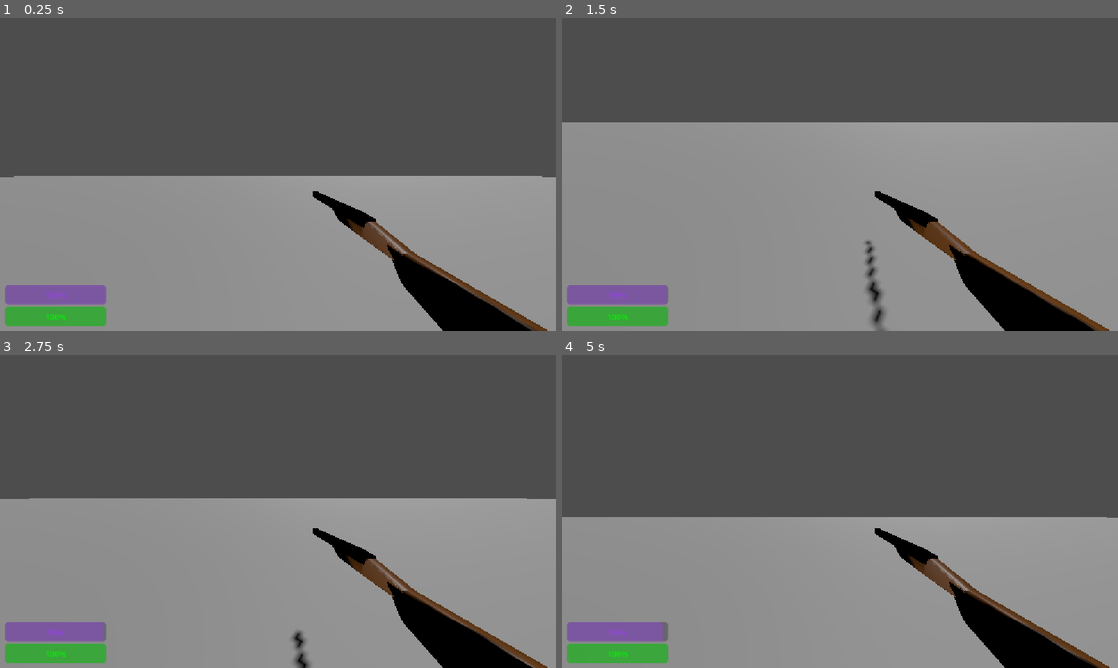
Above: before the commit, frames 1-4 (two rows, left to right).
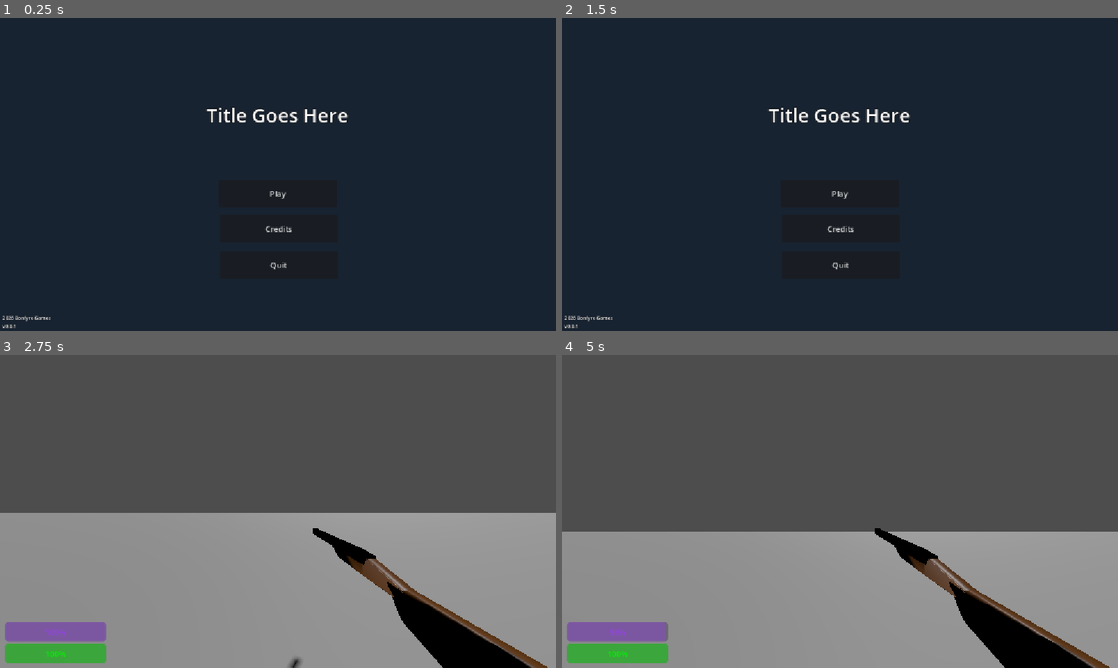
Above: after the commit, the same moments.

Repository: GunMan9/NapoleonGameRepo
Game: Godot game, scene res://Main/main_menu.tscn
Two runs of this game, one before a commit and one after it. Both use one fixed random seed, a clock stepped at 60 frames per second and the inputs below. Before the commit the project starts from res://Main/main.tscn.
Inputs (mouse positions are in pixels of both pictures, inside the frame that each line leads up to):
- Up to frame 1 (0.25 s): no input
- Up to frame 2 (1.5 s): click (840, 227) at 0.5 s, where only the run after the commit has a clickable "Credits"; click (840, 243) at 1.25 s, where only the run after the commit has a clickable "Back"
- Up to frame 3 (2.75 s): click (278, 530) at 2 s, where only the run after the commit has a clickable "Play"
- Up to frame 4 (5 s): tap Enter at 2.75 s; move the mouse to (867, 511) at 2.77 s; hold W (move_forward) from 2.78 s (still down); click (867, 511) at 2.85 s; tap Space (jump) at 3.02, 3.77 s; move the mouse to (812, 511) at 3.52 s; tap F at 3.6 s; move the mouse to (851, 505) at 4.27 s; tap Tab at 4.35 s

The runs differ from the first frame. In frame 1, 100% of the frame differs, in the area x 0-100%, y 0-100%; in frame 2, 100%; in frame 3, 5.0%; in frame 4, 4.8%.

Commit message:
Basic Main Menu
Set up a basic working main menu with a Play, Credits, and Quit button.

Diff:
--- /dev/null
+++ b/napoleon-game/Main/MainMenu.gd
@@ -0,0 +1,15 @@
+extends Control
+
+func _on_play_pressed() -> void:
+	get_tree().change_scene_to_file("res://Main/main.tscn")
+
+func _on_quit_pressed() -> void:
+	get_tree().quit()
+
+func _on_credits_pressed() -> void:
+	var credits = get_node("Credits")
+	credits.visible = true
+
+func _on_back_pressed() -> void:
+	var credits = get_node("Credits")
+	credits.visible = false
--- a/napoleon-game/Main/main.tscn
+++ b/napoleon-game/Main/main.tscn
@@ -19,7 +19,7 @@
 [node name="StaticBody3D" type="StaticBody3D" parent="." unique_id=2032350504]
 
 [node name="Floor" type="MeshInstance3D" parent="StaticBody3D" unique_id=439253767]
-transform = Transform3D(500, 0, 0, 0, 0.17, 0, 0, 0, 500, -0.022658825, -9.536743e-07, -0.036333144)
+transform = Transform3D(500, 0, 0, 0, 0.17, 0, 0, 0, 500, -0.03643799, -0.0018172264, -0.041180193)
 mesh = SubResource("BoxMesh_7u77a")
 
 [node name="CollisionShape3D" type="CollisionShape3D" parent="StaticBody3D" unique_id=1092351289]
--- /dev/null
+++ b/napoleon-game/Main/main_menu.tscn
@@ -0,0 +1,163 @@
+[gd_scene format=3 uid="uid://doa7clg8ydih8"]
+
+[ext_resource type="Script" uid="uid://djf5tuk75ms2v" path="res://Main/MainMenu.gd" id="1_fr8op"]
+
+[sub_resource type="LabelSettings" id="LabelSettings_svypr"]
+font_size = 40
+outline_size = 5
+outline_color = Color(0, 0, 0, 1)
+
+[sub_resource type="LabelSettings" id="LabelSettings_fr8op"]
+font_size = 10
+outline_size = 2
+outline_color = Color(0, 0, 0, 1)
+
+[node name="MainMenu" type="Control" unique_id=322027259]
+layout_mode = 3
+anchors_preset = 15
+anchor_right = 1.0
+anchor_bottom = 1.0
+grow_horizontal = 2
+grow_vertical = 2
+script = ExtResource("1_fr8op")
+
+[node name="Background" type="ColorRect" parent="." unique_id=392186998]
+layout_mode = 1
+anchors_preset = 15
+anchor_right = 1.0
+anchor_bottom = 1.0
+grow_horizontal = 2
+grow_vertical = 2
+color = Color(0.09411765, 0.13725491, 0.19215687, 1)
+
+[node name="Play" type="Button" parent="Background" unique_id=1342456728]
+layout_mode = 1
+anchors_preset = 8
+anchor_left = 0.5
+anchor_top = 0.5
+anchor_right = 0.5
+anchor_bottom = 0.5
+offset_left = -123.0
+offset_top = 11.0
+offset_right = 122.0
+offset_bottom = 68.0
+grow_horizontal = 2
+grow_vertical = 2
+text = "Play"
+
+[node name="Credits" type="Button" parent="Background" unique_id=598581685]
+layout_mode = 1
+anchors_preset = 8
+anchor_left = 0.5
+anchor_top = 0.5
+anchor_right = 0.5
+anchor_bottom = 0.5
+offset_left = -121.5
+offset_top = 83.5
+offset_right = 123.5
+offset_bottom = 140.5
+grow_horizontal = 2
+grow_vertical = 2
+text = "Credits"
+
+[node name="Title" type="Label" parent="Background" unique_id=1521453871]
+layout_mode = 1
+anchors_preset = -1
+anchor_left = 0.5
+anchor_top = 0.31
+anchor_right = 0.5
+anchor_bottom = 0.31
+offset_left = -240.0
+offset_top = -94.880005
+offset_right = 239.0
+offset_bottom = 95.119995
+grow_horizontal = 2
+grow_vertical = 2
+text = "Title Goes Here"
+label_settings = SubResource("LabelSettings_svypr")
+horizontal_alignment = 1
+vertical_alignment = 1
+
+[node name="Version" type="Label" parent="Background" unique_id=1798862576]
+layout_mode = 1
+anchors_preset = -1
+anchor_left = 0.5
+anchor_top = 0.358
+anchor_right = 0.5
+anchor_bottom = 0.358
+offset_left = -571.0
+offset_top = 378.016
+offset_right = -470.0
+offset_bottom = 413.016
+grow_horizontal = 2
+grow_vertical = 2
+text = "2026 Bonfyre Games
+v0.0.1"
+label_settings = SubResource("LabelSettings_fr8op")
+vertical_alignment = 2
+
+[node name="Quit" type="Button" parent="Background" unique_id=1809963030]
+layout_mode = 1
+anchors_preset = 8
+anchor_left = 0.5
+anchor_top = 0.5
+anchor_right = 0.5
+anchor_bottom = 0.5
+offset_left = -121.0
+offset_top = 159.0
+offset_right = 124.0
+offset_bottom = 216.0
+grow_horizontal = 2
+grow_vertical = 2
+text = "Quit
+"
+
+[node name="Credits" type="ColorRect" parent="." unique_id=17722221]
+visible = false
+layout_mode = 1
+anchors_preset = 15
+anchor_right = 1.0
+anchor_bottom = 1.0
+grow_horizontal = 2
+grow_vertical = 2
+color = Color(0.09411765, 0.13725491, 0.19215687, 1)
+
+[node name="Title" type="Label" parent="Credits" unique_id=857848005]
+layout_mode = 1
+anchors_preset = -1
+anchor_left = 0.5
+anchor_top = 0.453
+anchor_right = 0.5
+anchor_bottom = 0.453
+offset_left = -463.0
+offset_top = -133.544
+offset_right = 467.0
+offset_bottom = 95.45599
+grow_horizontal = 2
+text = "Credits
+Owner - vokrm
+Scripters - Admiral Wolf, airb0und
+Modellers - The_Warrior, UltimateChibby, vokrm"
+label_settings = SubResource("LabelSettings_svypr")
+horizontal_alignment = 1
+vertical_alignment = 1
+
+[node name="Back" type="Button" parent="Credits" unique_id=501405620]
+layout_mode = 1
+anchors_preset = 8
+anchor_left = 0.5
+anchor_top = 0.5
+anchor_right = 0.5
+anchor_bottom = 0.5
+offset_left = -121.0
+offset_top = 113.0
+offset_right = 124.0
+offset_bottom = 170.0
+grow_horizontal = 2
+grow_vertical = 2
+text = "Back"
+
+[connection signal="pressed" from="Background/Play" to="." method="_on_play_pressed"]
+[connection signal="pressed" from="Background/Credits" to="." method="_on_credits_pressed"]
+[connection signal="pressed" from="Background/Quit" to="." method="_on_quit_pressed"]
+[connection signal="pressed" from="Credits/Back" to="." method="_on_back_pressed"]
--- a/napoleon-game/project.godot
+++ b/napoleon-game/project.godot
@@ -11,7 +11,7 @@
 [application]
 
 config/name="NapoleonGame"
-run/main_scene="res://Main/main.tscn"
+run/main_scene="uid://doa7clg8ydih8"
 config/features=PackedStringArray("4.6", "Forward Plus")
 config/icon="res://icon.svg"
 
Not shown, added: napoleon-game/Main/MainMenu.gd.uid
